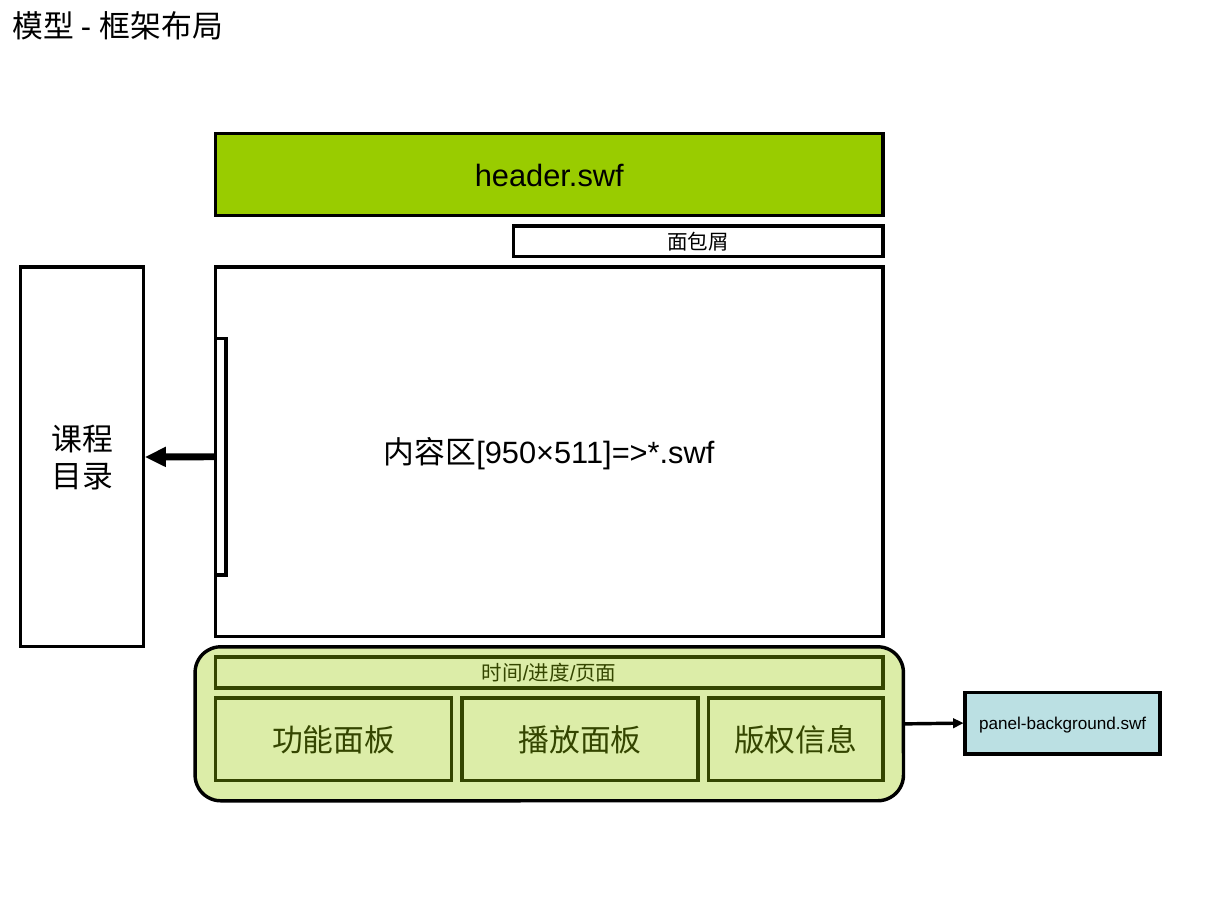
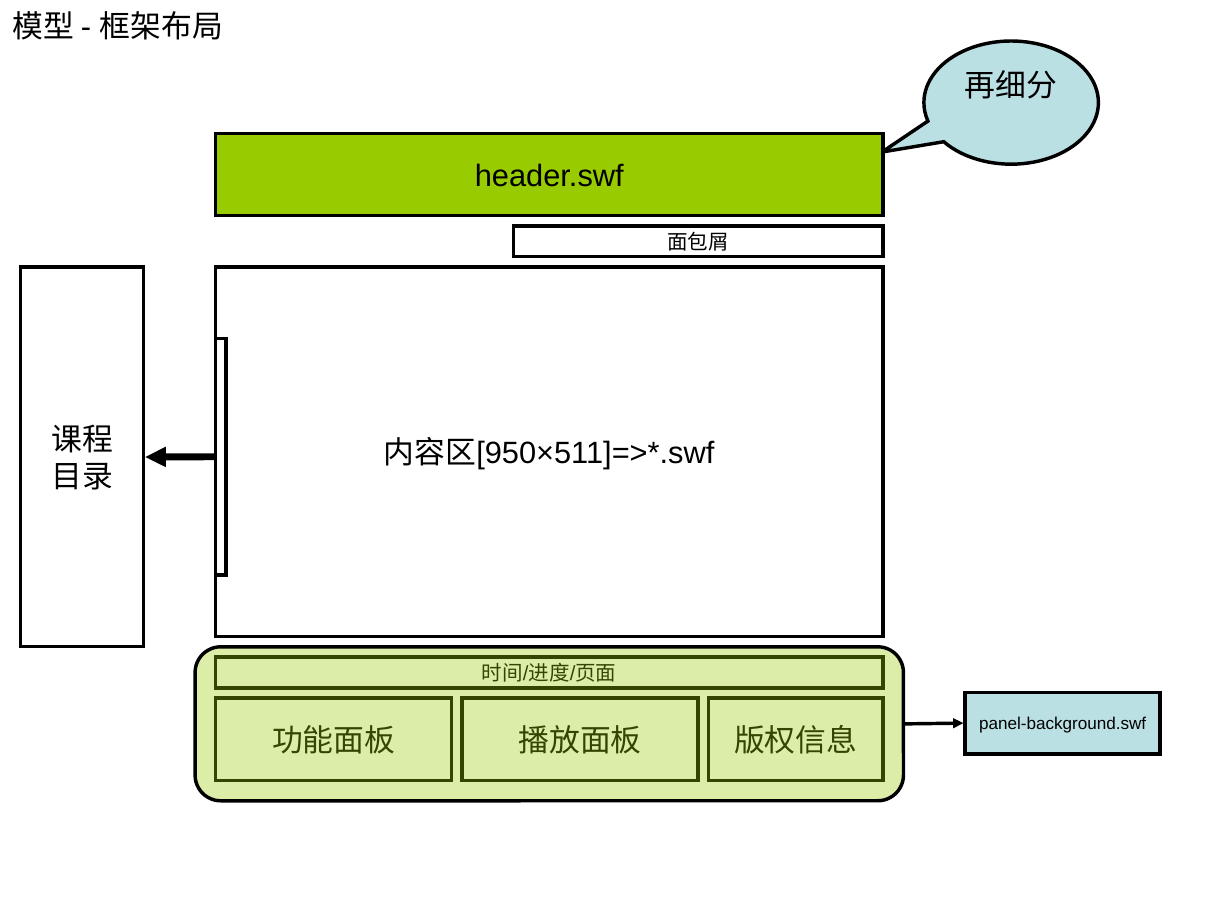
Before and after one commit to myedlt/myflash, a slide deck: slide 2 of docu/CWArch/课件模型设计[嘉实].ppt. Drawn at 1232x924 pixels with LibreOffice and Linux fonts; fonts in the diff are those of the drawing. Boxes give left, top, right and bottom in pixels: in the first picture for what was removed or moved away, otherwise in the second. Text is boxed around its words. In the diff, an @@ line names an element or a change of style, - is before the commit and + after.

```diff
--- a/docu/CWArch/课件模型设计[嘉实].ppt
+++ b/docu/CWArch/课件模型设计[嘉实].ppt
@@ speech bubble added at bbox=[924, 41, 1099, 164], fill #BBE0E3, outline #000000 2.01 pt, 18 pt, text #000000 @@
+再细分
```
Also in this commit, not shown: 2 other slides changed, 4 slides added, 21 other files.
